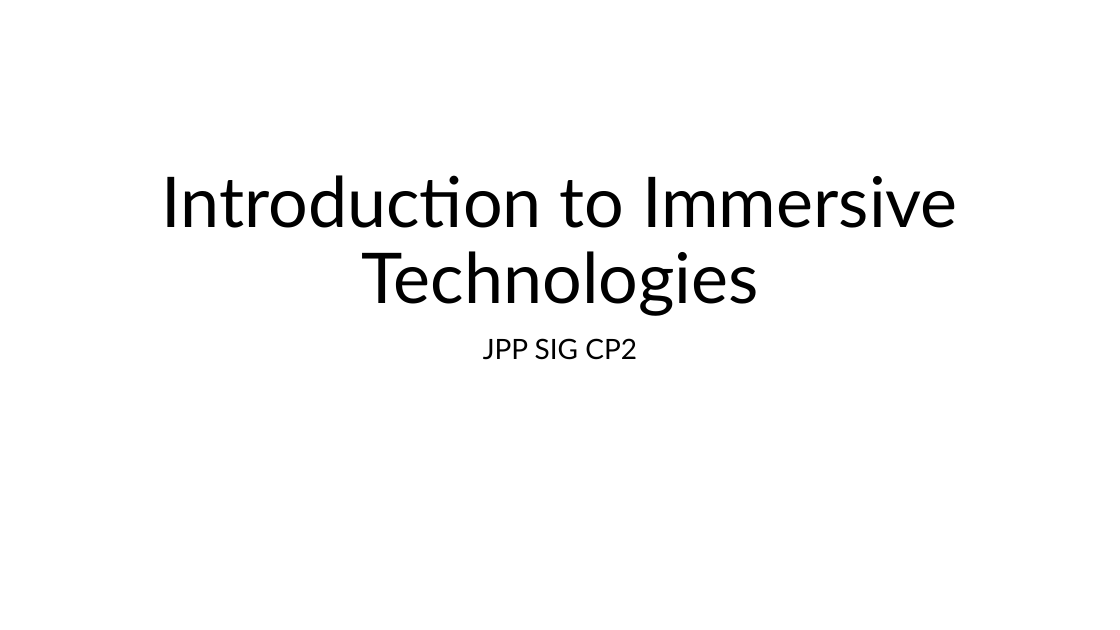
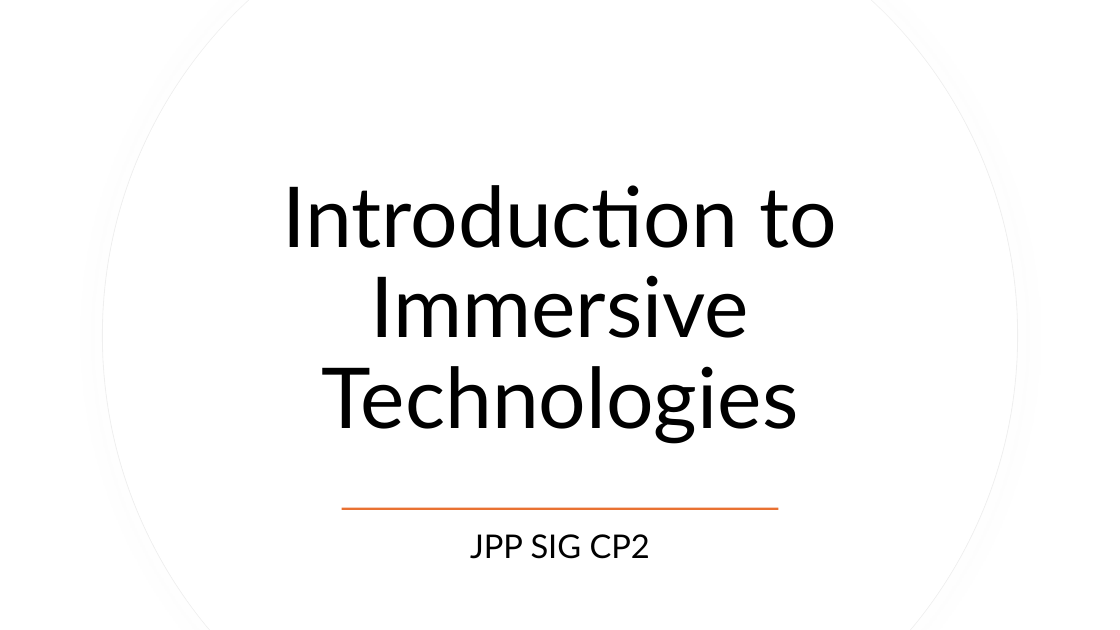
Before and after one commit to inamdarchaitanya/JPP_SIG_CP2, a slide deck: slide 1 of Documents/Introduction to Immersive Technologies.pptx. Drawn at 1120x630 pixels with LibreOffice and Linux fonts; fonts in the diff are those of the drawing. Boxes give left, top, right and bottom in pixels: in the first picture for what was removed or moved away, otherwise in the second. Text is boxed around its words. In the diff, an @@ line names an element or a change of style, - is before the commit and + after.

```diff
--- a/Documents/Introduction to Immersive Technologies.pptx
+++ b/Documents/Introduction to Immersive Technologies.pptx
@@ freeform shape added at (103,0,1018,630), fill #FFFFFF, outline #EFEFEF 0.75 pt @@
@@ freeform shape added at (103,0,1017,630), fill #FFFFFF @@
@@ title "Introduction to Immersive Technologies": place and size @@
-title "Introduction to Immersive Technologies" at (162,175,958,316)
+title "Introduction to Immersive Technologies" at (282,185,838,444)
@@ title "Introduction to Immersive Technologies" at (282,185,838,444): size 60 to 72 pt; vertical alignment bottom to middle @@
@@ rectangle added at (342,507,779,510), fill #E97132 @@
@@ subtitle "JPP SIG CP2": place and size @@
-subtitle "JPP SIG CP2" at (483,338,637,360)
+subtitle "JPP SIG CP2" at (470,534,650,559)
@@ subtitle "JPP SIG CP2" at (470,534,650,559): size 24 to 28 pt; vertical alignment top to middle @@
```
Also in this commit, not shown: 7 other slides changed, 2 slides added.
